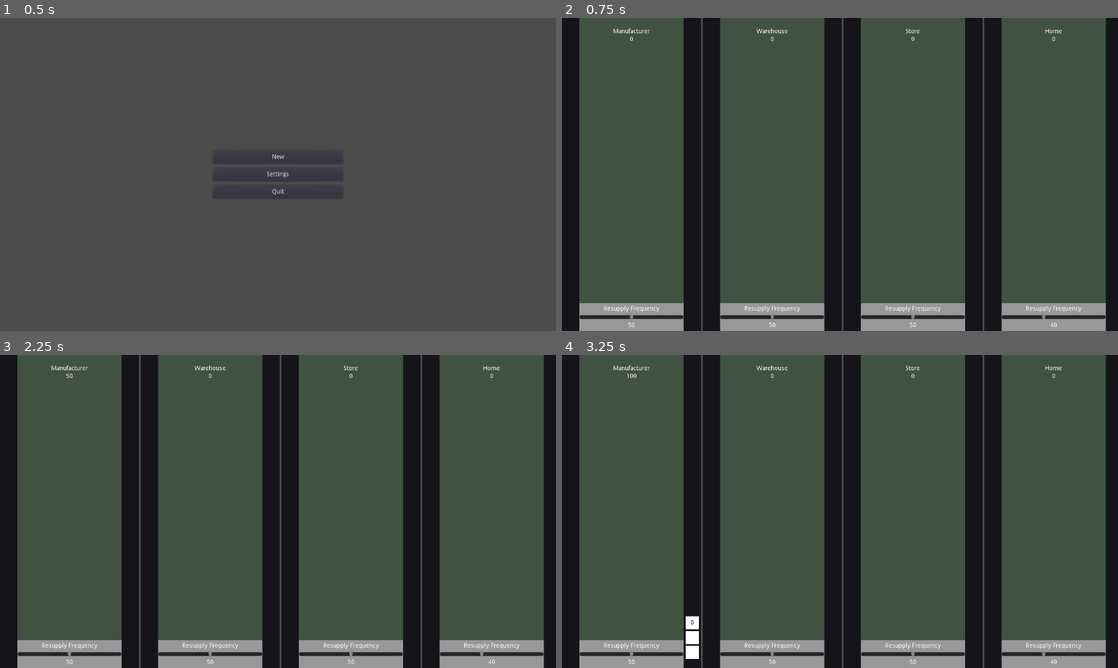
Above: before the commit, frames 1-4 (two rows, left to right).
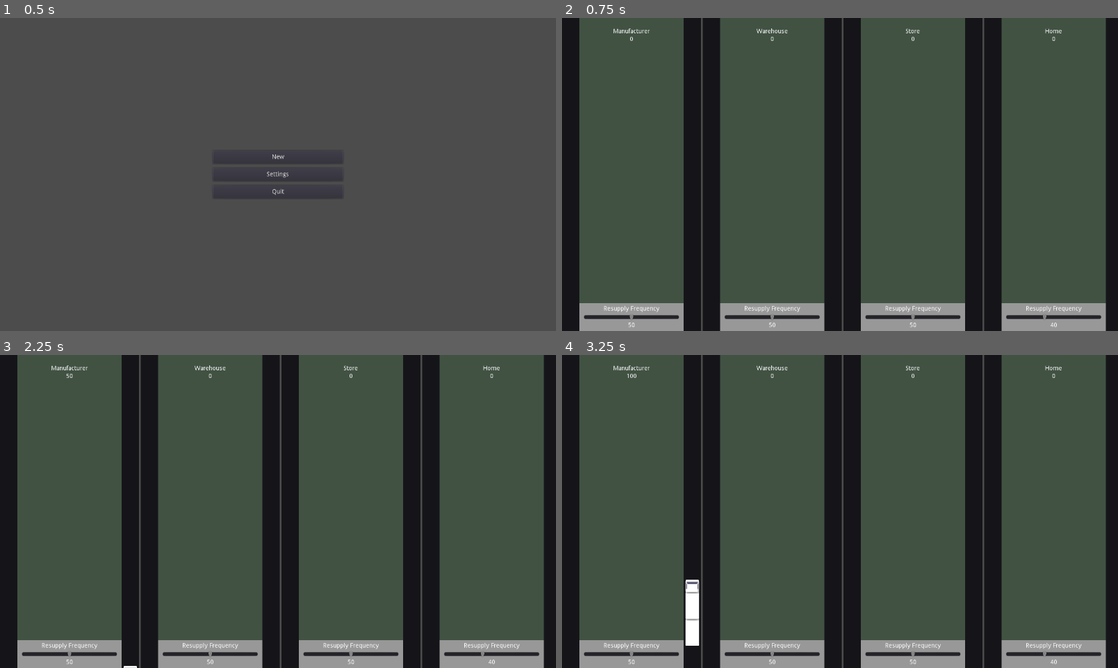
Above: after the commit, the same moments.

Repository: kevinlights/supply-chain
Game: Godot game, scene res://gui/menu.tscn
The game is run twice, just before and just after one commit, with the same random seed, the same clock (stepped at 60 frames per second) and the same inputs.
Inputs:
- Up to frame 1 (0.5 s): no input
- Up to frame 2 (0.75 s): click "New" at 0.5 s
- Up to frame 3 (2.25 s): tap Enter at 1.25 s; tap Space at 2 s
- Up to frame 4 (3.25 s): no input

Frame 1 is identical in both runs. In frame 2, 0.1% of the frame differs, in the area x 3-98%, y 94-97%; in frame 3, 0.1%; in frame 4, 0.6%, in the area x 3-98%, y 71-98%.

Commit message:
TransitVehicle graphics. Folder restructure. * Added rotation to TransitVehicle * Added dynamic vertical offset to TransitVehicle travel * Added TransitVehicle sprites * Updated TransitVehicle travel horizontal offset to be dynamically calculated based on * Updated folder structure to push TransitVehicle and SupplyPoint into their own subfolders * Updated TransitVehicle size thresholds to allow 40 to be * Fixed TransitVehicle size/textures not being set when SupplyPoint transit_size isn't set

Diff:
--- a/game_entities/SupplyPoint.gd
+++ b/game_entities/supply_point/SupplyPoint.gd
@@ -1,6 +1,6 @@
 extends HBoxContainer
 
-var transit_vehicle_scene = preload("res://game_entities/TransitVehicle.tscn")
+var transit_vehicle_scene = preload("res://game_entities/transit_vehicle/TransitVehicle.tscn")
 
 var sp_name : String
 var stock_level : int
@@ -33,6 +33,8 @@
 	var vehicle = transit_vehicle_scene.instance()
 	if transit_size != -1:
 		vehicle.set_cargo_limit(transit_size)
+	else:
+		vehicle.set_cargo_limit()
 	# Vehicle checks for how much is needed then collects and delivers
 	vehicle.order(int(min(amount, max_stock_level - stock_level)), upstream)
 
--- a/game_entities/SupplyPoint.tscn
+++ b/game_entities/supply_point/SupplyPoint.tscn
@@ -1,6 +1,6 @@
 [gd_scene load_steps=3 format=2]
 
-[ext_resource path="res://game_entities/SupplyPoint.gd" type="Script" id=1]
+[ext_resource path="res://game_entities/supply_point/SupplyPoint.gd" type="Script" id=1]
 
 [sub_resource type="StyleBoxFlat" id=1]
 
@@ -25,10 +25,10 @@
 color = Color( 0.0862745, 0.0862745, 0.101961, 1 )
 
 [node name="Origin" type="Node2D" parent="RightLane"]
-position = Vector2( 20.2518, -158.601 )
+position = Vector2( 20, 0 )
 
 [node name="Destination" type="Node2D" parent="RightLane"]
-position = Vector2( 20.2518, 859.983 )
+position = Vector2( 20, 720 )
 
 [node name="SupplyPointVisual" type="ColorRect" parent="."]
 margin_left = 40.0
@@ -83,9 +83,10 @@
 custom_styles/panel = SubResource( 1 )
 
 [node name="VBoxContainer" type="VBoxContainer" parent="SupplyPointVisual/VBoxContainer/Panel"]
-margin_right = 240.0
+margin_left = 10.0
+margin_right = 230.0
 margin_bottom = 64.0
-rect_min_size = Vector2( 240, 64 )
+rect_min_size = Vector2( 220, 64 )
 alignment = 1
 __meta__ = {
 "_edit_use_anchors_": false
@@ -93,19 +94,19 @@
 
 [node name="DemandLabel" type="Label" parent="SupplyPointVisual/VBoxContainer/Panel/VBoxContainer"]
 margin_top = 6.0
-margin_right = 240.0
+margin_right = 220.0
 margin_bottom = 20.0
 text = "Resupply Frequency"
 align = 1
 
 [node name="Demand" type="HSlider" parent="SupplyPointVisual/VBoxContainer/Panel/VBoxContainer"]
 margin_top = 24.0
-margin_right = 240.0
+margin_right = 220.0
 margin_bottom = 40.0
 
 [node name="DemandValue" type="Label" parent="SupplyPointVisual/VBoxContainer/Panel/VBoxContainer"]
 margin_top = 44.0
-margin_right = 240.0
+margin_right = 220.0
 margin_bottom = 58.0
 text = "100%"
 align = 1
@@ -118,7 +119,7 @@
 color = Color( 0.0862745, 0.0862745, 0.101961, 1 )
 
 [node name="Destination" type="Node2D" parent="LeftLane"]
-position = Vector2( 20.2518, -158.601 )
+position = Vector2( 20, 0 )
 
 [node name="Origin" type="Node2D" parent="LeftLane"]
-position = Vector2( 20.2518, 859.983 )
+position = Vector2( 20, 720 )
--- a/game_entities/TransitVehicle.gd
+++ b/game_entities/transit_vehicle/TransitVehicle.gd
@@ -36,13 +36,14 @@
 	queue_free()
 
 func start_travel(lane: Node):
-	var startPosition = lane.get_node("Origin").get_position() + Vector2(-15, 0)
-	var endPosition = lane.get_node("Destination").get_position() + Vector2(-15, 0)
-	set_position(startPosition)
-
 	if is_instance_valid(get_parent()):
 		get_parent().remove_child(self)
 	lane.add_child(self)
+
+	var startPosition = lane.get_node("Origin").get_position()
+	var endPosition = lane.get_node("Destination").get_position()
+	var offset = Vector2(int(get_size().x / 2), get_size().y)
+	set_position(startPosition)
 
 	if is_instance_valid(travelTween):
 		travelTween.remove_all()
@@ -50,6 +51,16 @@
 
 	travelTween = Tween.new()
 	add_child(travelTween)
+
+	if startPosition.y > endPosition.y:
+		set_rotation(0.0)
+		startPosition += offset * Vector2(-1, 0.25)
+		endPosition += offset * Vector2(-1, -1.25)
+	else:
+		set_rotation(PI)
+		startPosition += offset * Vector2(1, -1.25)
+		endPosition += offset * Vector2(1, 1.25)
+
 	travelTween.interpolate_method(self, "set_position", startPosition, endPosition, speed, Tween.TRANS_SINE, Tween.EASE_IN_OUT)
 	travelTween.start()
 
@@ -73,18 +84,20 @@
 			trip_duration = 0
 	get_node("ColorRect/Cargo").set_text(str(cargo))
 
-func set_cargo_limit(new_limit: int) -> void:
+func set_cargo_limit(new_limit: int = cargo_limit) -> void:
 	cargo_limit = new_limit
-	if cargo_limit < 20:
-		pass
-	elif cargo_limit < 40:
-		var thing = ColorRect.new()
-		thing.set_custom_minimum_size(Vector2(30, 30))
-		add_child(thing)
+	if cargo_limit <= 20:
+		get_node("ColorRect").set_texture(preload("res://game_entities/transit_vehicle/car.png"))
 	else:
-		var thing = ColorRect.new()
-		thing.set_custom_minimum_size(Vector2(30, 30))
-		add_child(thing)
-		thing = ColorRect.new()
-		thing.set_custom_minimum_size(Vector2(30, 30))
-		add_child(thing)
+		get_node("ColorRect").set_texture(preload("res://game_entities/transit_vehicle/truck_cab.png"))
+		if cargo_limit <= 40:
+			var thing = TextureRect.new()
+			thing.set_texture(preload("res://game_entities/transit_vehicle/truck_trailer.png"))
+			add_child(thing)
+		else:
+			var thing = TextureRect.new()
+			thing.set_texture(preload("res://game_entities/transit_vehicle/truck_trailer.png"))
+			add_child(thing)
+			thing = TextureRect.new()
+			thing.set_texture(preload("res://game_entities/transit_vehicle/truck_trailer.png"))
+			add_child(thing)
--- a/game_entities/TransitVehicle.tscn
+++ b/game_entities/transit_vehicle/TransitVehicle.tscn
@@ -1,24 +1,25 @@
 [gd_scene load_steps=2 format=2]
 
-[ext_resource path="res://game_entities/TransitVehicle.gd" type="Script" id=1]
+[ext_resource path="res://game_entities/transit_vehicle/TransitVehicle.gd" type="Script" id=1]
 
 [node name="TransitVehicle" type="VBoxContainer"]
-margin_right = 30.0
-margin_bottom = 60.0
-rect_min_size = Vector2( 30, 60 )
+margin_right = 32.0
+margin_bottom = 37.0
+rect_min_size = Vector2( 32, 37 )
+custom_constants/separation = 0
 script = ExtResource( 1 )
 __meta__ = {
 "_edit_use_anchors_": false
 }
 
-[node name="ColorRect" type="ColorRect" parent="."]
-margin_right = 30.0
-margin_bottom = 30.0
-rect_min_size = Vector2( 30, 30 )
+[node name="ColorRect" type="TextureRect" parent="."]
+margin_right = 32.0
+rect_min_size = Vector2( 32, 0 )
 
 [node name="Cargo" type="Label" parent="ColorRect"]
+visible = false
 margin_bottom = 14.0
-rect_min_size = Vector2( 30, 30 )
+rect_min_size = Vector2( 32, 30 )
 size_flags_horizontal = 3
 size_flags_vertical = 3
 custom_colors/font_color = Color( 0, 0, 0, 1 )
--- a/gui/Game.gd
+++ b/gui/Game.gd
@@ -1,6 +1,6 @@
 extends HBoxContainer
 
-var supply_point_scene = preload("res://game_entities/SupplyPoint.tscn")
+var supply_point_scene = preload("res://game_entities/supply_point/SupplyPoint.tscn")
 
 var menu_node : CenterContainer
 
Binary file added: game_entities/transit_vehicle/car.png
Not shown, added: game_entities/transit_vehicle/car.png.import
Binary file added: game_entities/transit_vehicle/truck_cab.png
Not shown, added: game_entities/transit_vehicle/truck_cab.png.import
Binary file added: game_entities/transit_vehicle/truck_trailer.png
Not shown, added: game_entities/transit_vehicle/truck_trailer.png.import
